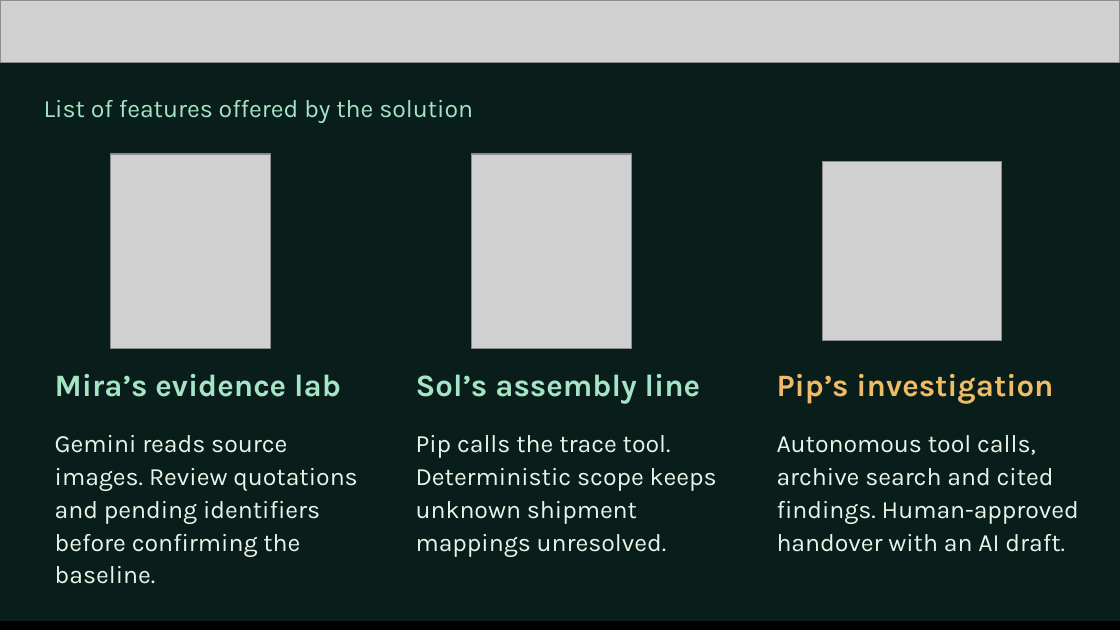
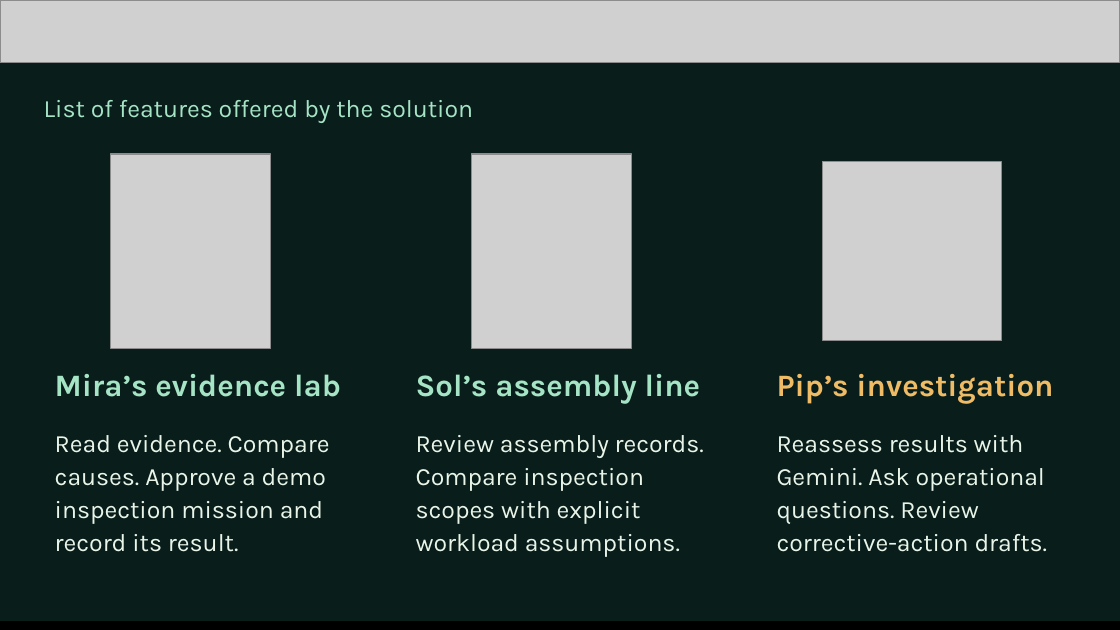
Before and after one commit to mk-tdev/BatchLens, a slide deck: slide 4 of docs/submission/BatchLens-Pitch-Review.pptx. Drawn at 1120x630 pixels with LibreOffice and Linux fonts; fonts in the diff are those of the drawing; grey boxes stand for pictures. Boxes give left, top, right and bottom in pixels: in the first picture for what was removed or moved away, otherwise in the second. Text is boxed around its words. In the diff, an @@ line names an element or a change of style, - is before the commit and + after.

Commit message:
Update pitch deck export for adaptive Gemini factory demo

```diff
--- a/docs/submission/BatchLens-Pitch-Review.pptx
+++ b/docs/submission/BatchLens-Pitch-Review.pptx
@@ text at (55, 435, 330, 552): text changed @@
-Gemini reads source images. Review quotations and pending identifiers before confirming the baseline.
+Read evidence. Compare causes. Approve a demo inspection mission and record its result.
@@ text at (416, 435, 704, 557): text changed @@
-Pip calls the trace tool. Deterministic scope keeps unknown shipment mappings unresolved.
+Review assembly records. Compare inspection scopes with explicit workload assumptions.
@@ text at (777, 435, 1048, 552): text changed @@
-Autonomous tool calls, archive search and cited findings. Human-approved handover with an AI draft.
+Reassess results with Gemini. Ask operational questions. Review corrective-action drafts.
```
Also in this commit, not shown: 10 other slides changed, 2 other files.
